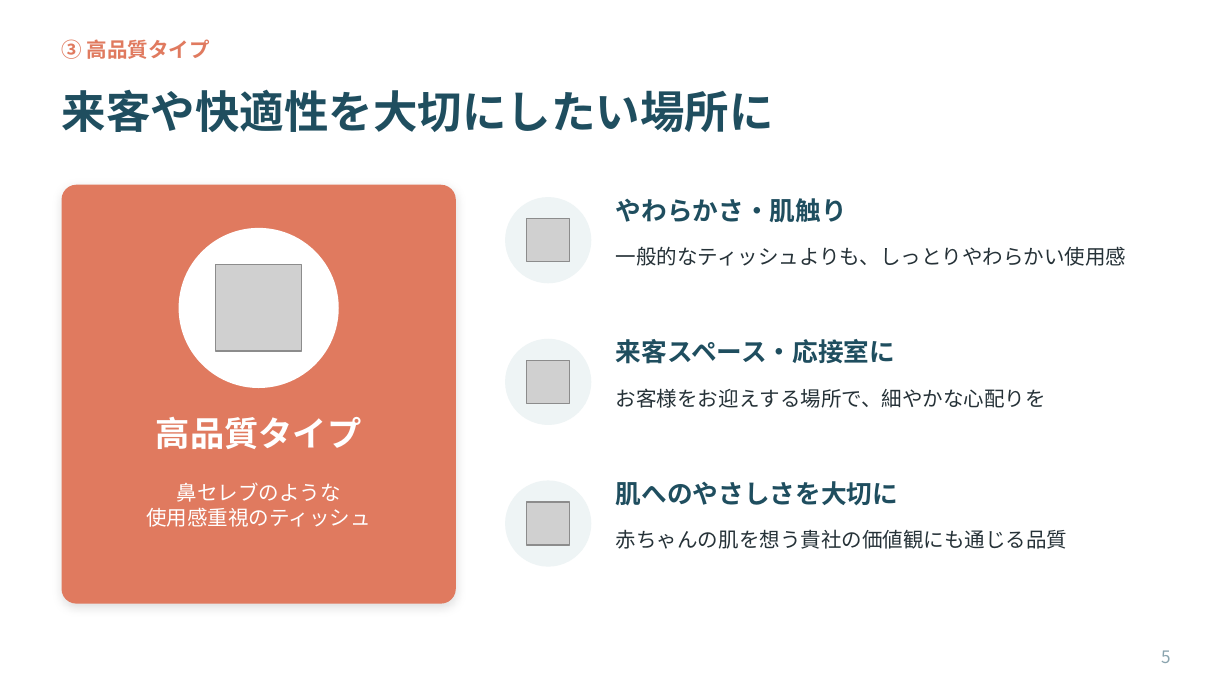
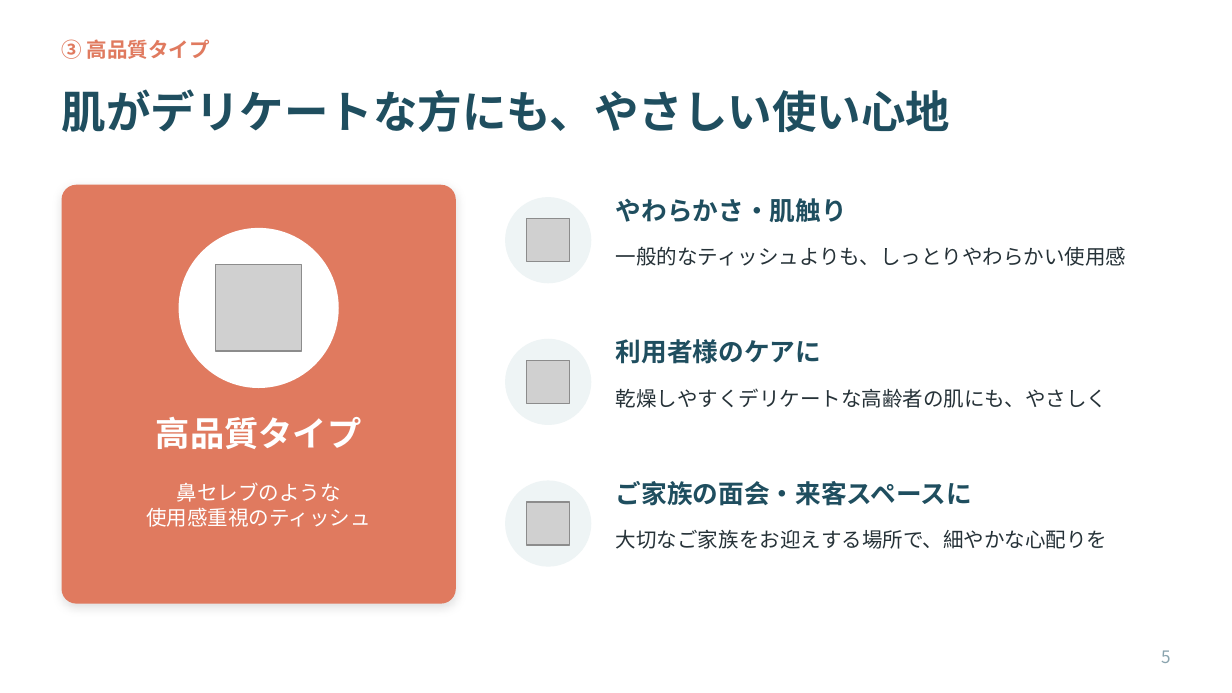
Before and after one commit to ha19870907-a11y/turbo-disco, a slide deck: slide 5 of tissue_sales_roleplay.pptx. Drawn at 1232x693 pixels with LibreOffice and Linux fonts; fonts in the diff are those of the drawing; grey boxes stand for pictures. Boxes give left, top, right and bottom in pixels: in the first picture for what was removed or moved away, otherwise in the second. Text is boxed around its words. In the diff, an @@ line names an element or a change of style, - is before the commit and + after.

```diff
--- a/tissue_sales_roleplay.pptx
+++ b/tissue_sales_roleplay.pptx
@@ title at bbox=[62, 89, 951, 132]: text changed @@
-来客や快適性を大切にしたい場所に
+肌がデリケートな方にも、やさしい使い心地
@@ text at bbox=[616, 339, 821, 364]: text changed @@
-来客スペース・応接室に
+利用者様のケアに
@@ text at bbox=[616, 388, 1107, 408]: text changed @@
-お客様をお迎えする場所で、細やかな心配りを
+乾燥しやすくデリケートな高齢者の肌にも、やさしく
@@ text at bbox=[616, 481, 972, 506]: text changed @@
-肌へのやさしさを大切に
+ご家族の面会・来客スペースに
@@ text at bbox=[616, 529, 1107, 549]: text changed @@
-赤ちゃんの肌を想う貴社の価値観にも通じる品質
+大切なご家族をお迎えする場所で、細やかな心配りを
```
Also in this commit, not shown: 9 other slides changed.
